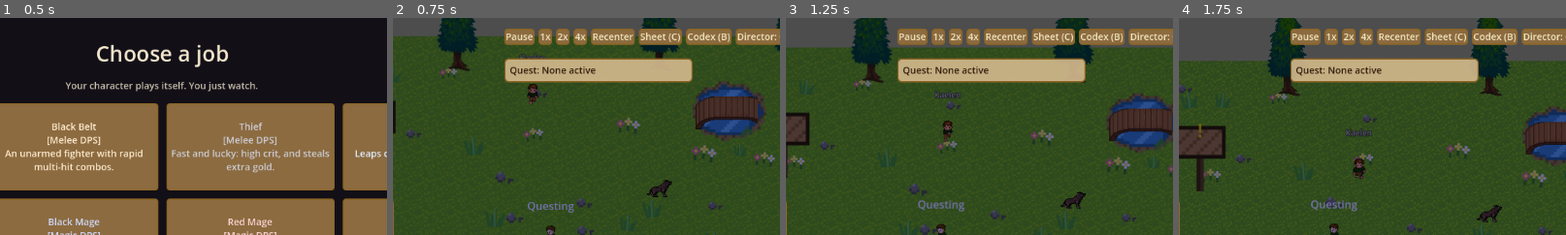
Above: before the commit, frames 1-4 (left to right).
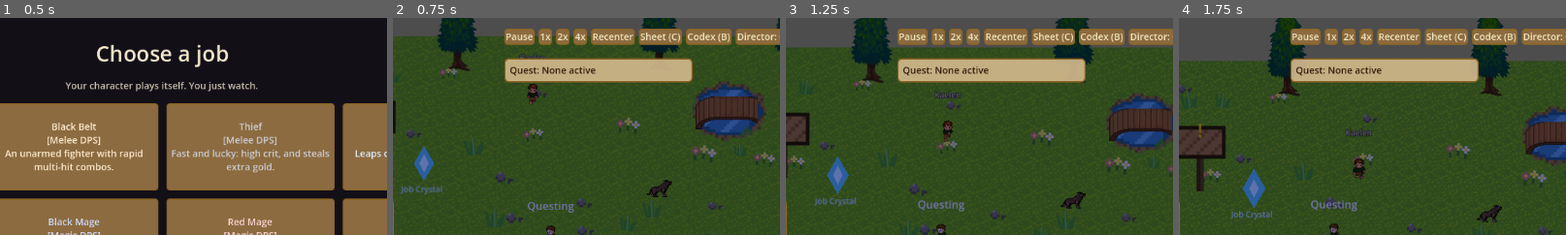
Above: after the commit, the same moments.

Repository: HexaLoid/ai-world-spectator
Game: Godot game, scene res://scenes/Main.tscn
Two runs of this game, one before a commit and one after it. Both use one fixed random seed, a clock stepped at 60 frames per second and the inputs below.
Inputs:
- Up to frame 1 (0.5 s): no input
- Up to frame 2 (0.75 s): click "Warrior [Tank] Heavy armor an…" at 0.5 s
- Up to frame 3 (1.25 s): no input
- Up to frame 4 (1.75 s): click "New Character" at 1.25 s
The pictures show only the part of the screen within x 29-79%, y 0-50%; the shares and areas given below are measured in that part.

Frame 1 is identical in both runs. In frame 2, 0.7% of the frame differs, in the area x 2-13%, y 58-82%; in frame 3, 0.7%; in frame 4, 0.8%, in the area x 13-25%, y 69-93%.

Commit message:
Add the Job Crystal to Thornfield Meadow
Co-Authored-By: Claude Sonnet 5 <noreply@anthropic.com>

Diff:
--- /dev/null
+++ b/scenes/world/JobCrystal.tscn
@@ -0,0 +1,6 @@
+[gd_scene load_steps=2 format=3]
+
+[ext_resource type="Script" path="res://scripts/world/job_crystal.gd" id="1_crystal"]
+
+[node name="JobCrystal" type="Node2D"]
+script = ExtResource("1_crystal")
--- a/scenes/world/ThornfieldMeadow.tscn
+++ b/scenes/world/ThornfieldMeadow.tscn
@@ -14,6 +14,7 @@
 [ext_resource type="Texture2D" path="res://assets/tiles/decor_pond.png" id="12_pond"]
 [ext_resource type="Texture2D" path="res://assets/tiles/ruin_bridge.png" id="13_bridge"]
 [ext_resource type="PackedScene" path="res://scenes/entities/SimulatedPlayer.tscn" id="14_simplayer"]
+[ext_resource type="PackedScene" path="res://scenes/world/JobCrystal.tscn" id="20_jobcrystal"]
 
 [node name="ThornfieldMeadow" type="Node2D"]
 
@@ -140,3 +141,6 @@
 [node name="Tree14" type="Sprite2D" parent="."]
 texture = ExtResource("5_tree_pine")
 position = Vector2(420, 200)
+
+[node name="JobCrystal" parent="." instance=ExtResource("20_jobcrystal")]
+position = Vector2(-200, -110)
--- /dev/null
+++ b/scripts/world/job_crystal.gd
@@ -0,0 +1,24 @@
+extends Node2D
+
+## A pulsing crystal where the hero changes job (see Character._change_job).
+## Drawn in code; no art needed.
+
+func _ready() -> void:
+	add_to_group("job_crystals")
+	var outer := Polygon2D.new()
+	outer.polygon = PackedVector2Array([Vector2(0, -26), Vector2(15, 0), Vector2(0, 26), Vector2(-15, 0)])
+	outer.color = Color(0.35, 0.85, 1.0, 0.9)
+	add_child(outer)
+	var inner := Polygon2D.new()
+	inner.polygon = PackedVector2Array([Vector2(0, -14), Vector2(7, 0), Vector2(0, 14), Vector2(-7, 0)])
+	inner.color = Color(0.85, 1.0, 1.0, 0.95)
+	add_child(inner)
+	var label := Label.new()
+	label.text = "Job Crystal"
+	label.position = Vector2(-34, 30)
+	label.add_theme_font_size_override("font_size", 12)
+	label.add_theme_color_override("font_color", Color(0.75, 0.95, 1.0, 1.0))
+	add_child(label)
+	var tween := create_tween().set_loops()
+	tween.tween_property(outer, "scale", Vector2(1.14, 1.14), 1.2).set_trans(Tween.TRANS_SINE)
+	tween.tween_property(outer, "scale", Vector2(1.0, 1.0), 1.2).set_trans(Tween.TRANS_SINE)
Not shown: 1 places in scenes/world/ThornfieldMeadow.tscn that only renumber resources
Not shown, added: scripts/world/job_crystal.gd.uid
